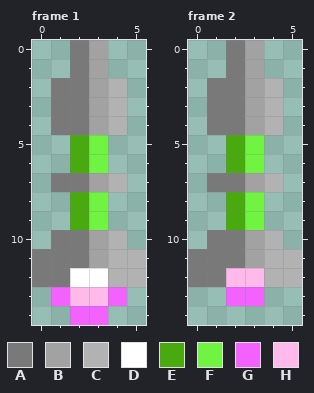
Pixel-art file -- Imagen/Sprites/Asprites/Missil Y9-2.aseprite. This is how it looked before the edit.
6x15 pixels, 2 frames. Shown: frame 1, frame 2.
Palette (. is transparent): A #797979  B #a2a2a2  C #b2b2b2  D #ffffff  E #49aa10  F #71f341  G #f361ff  H #ffbaeb
Pixels before, frame 1, first column x 0:
 0 ..AB..
 1 ..AB..
 2 .AABC.
 3 .AABC.
 4 .AABC.
 5 ..EF..
 6 ..EF..
 7 .AABC.
 8 ..EF..
 9 ..EF..
10 .AABC.
11 AAABCC
12 AADDCC
13 .GHHG.
14 ..GG..
Pixels before, frame 2, first column x 0:
 0 ..AB..
 1 ..AB..
 2 .AABC.
 3 .AABC.
 4 .AABC.
 5 ..EF..
 6 ..EF..
 7 .AABC.
 8 ..EF..
 9 ..EF..
10 .AABC.
11 AAABCC
12 AAHHCC
13 ..GG..
Once edited:
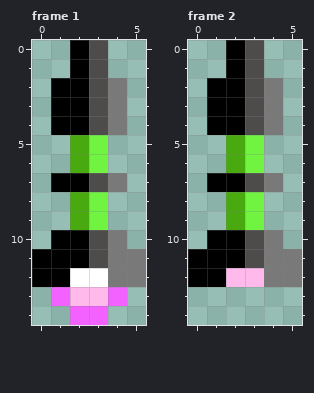
Change:
colour A: #797979 -> #000000
colour B: #a2a2a2 -> #4e4b4b
colour C: #b2b2b2 -> #797979
Frame 2:
y 13: x 2..3 GG -> ..
Pixel boxes of the changes (left, top, right, bottom) in both pictures:
changed: (32, 40, 146, 287)
changed: (188, 40, 302, 306)
